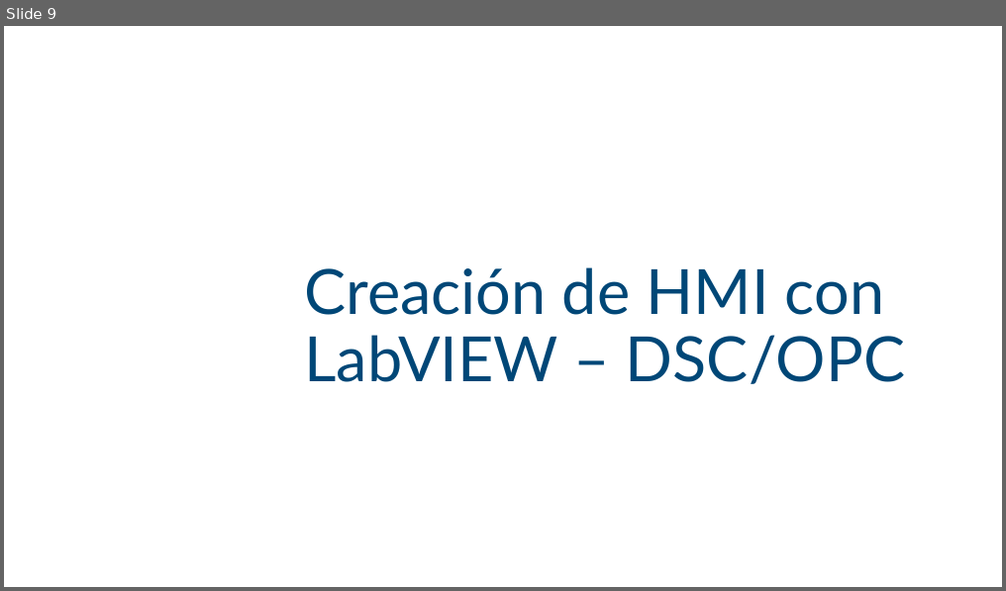
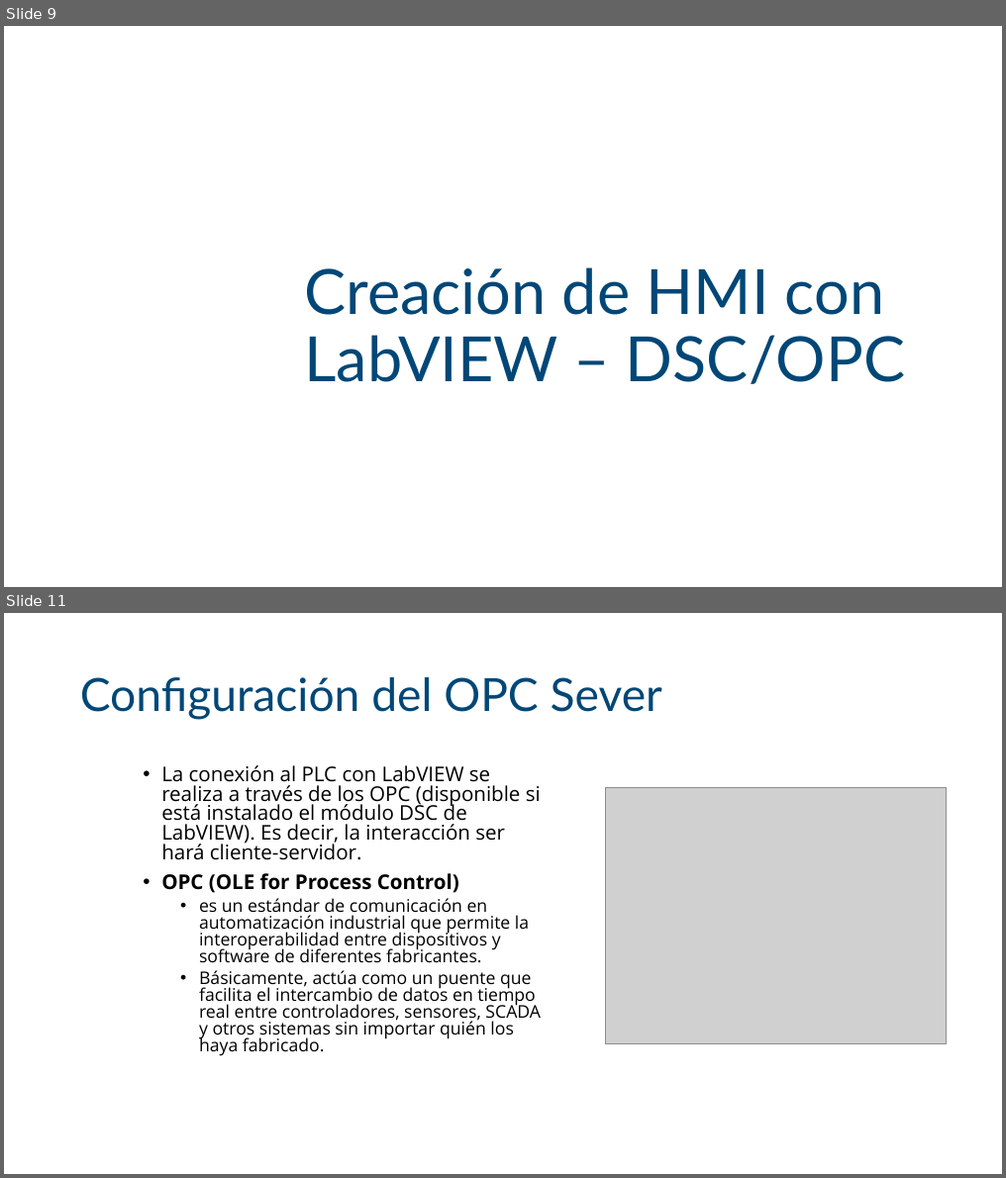
Before and after one commit to cjuarezramos/HMILabVIEW, a slide deck: Creación de HMI.pptx. Shown one above the other, each under a label of ours: slide 9 before the commit, slides 9 and 11 after it; the slides between them are not shown. The pictures are 1006x591 and 1006x1178 pixels, drawn with LibreOffice and Linux fonts; fonts in the diff are those of the drawing; grey boxes stand for pictures; background and template pictures are left out. Boxes give left, top, right and bottom in pixels: in the first picture for what was removed or moved away, otherwise in the second. Text is boxed around its words. In the diff, an @@ line names an element or a change of style, - is before the commit and + after.

```diff
--- a/Creación de HMI.pptx
+++ b/Creación de HMI.pptx
@@ slide 11 added at box(4, 613, 1002, 1174), background #FFFFFF @@
@@ title added at box(80, 677, 662, 720), 44 pt, text #004777 @@
+Configuración del OPC Sever
@@ text added at box(161, 765, 541, 1057), 16.8 pt, text #000000 @@
+• La conexión al PLC con LabVIEW se realiza a través de los OPC (disponible si está instalado el módulo DSC de LabVIEW). Es decir, la interacción ser hará cliente-servidor.
+• OPC (OLE for Process Control)
+  • es un estándar de comunicación en automatización industrial que permite la interoperabilidad entre dispositivos y software de diferentes fabricantes.
+  • Básicamente, actúa como un puente que facilita el intercambio de datos en tiempo real entre controladores, sensores, SCADA y otros sistemas sin importar quién los haya fabricado.
@@ picture added at box(605, 788, 946, 1045) @@
```
Also in this commit, not shown: 33 other slides added, 1 slide removed.
